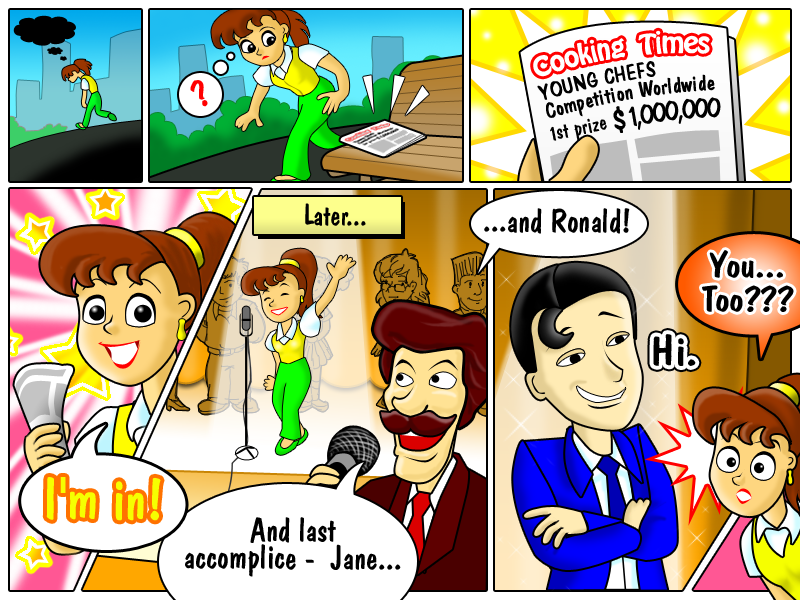
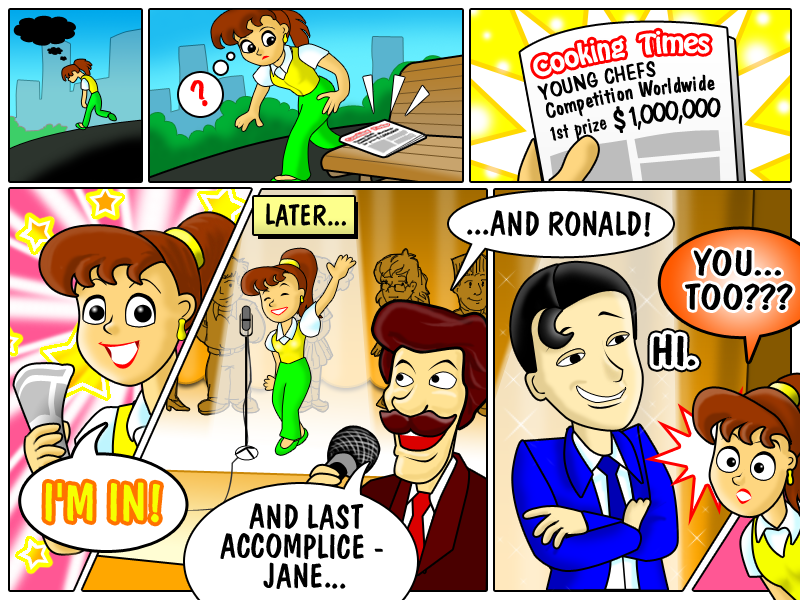
Layer changes from the first 800px x 600px image to the second:
painted on "You... Too???" over (685, 248, 794, 312)
painted on "Фигура 170" over (660, 229, 800, 362)
painted on "...and Ronald!" over (467, 208, 651, 237)
painted on "Фигура 129" over (449, 191, 673, 290)
painted on "Hi." over (677, 335, 684, 367)
painted on "I'm in!" over (45, 477, 161, 523)
painted on "And last accomplice - Jane..." over (185, 503, 401, 589)
painted on "Later..." over (266, 203, 366, 227)
painted on "Фигура 102" over (354, 197, 401, 234)
painted on "Фигура 77" over (159, 462, 417, 600)
